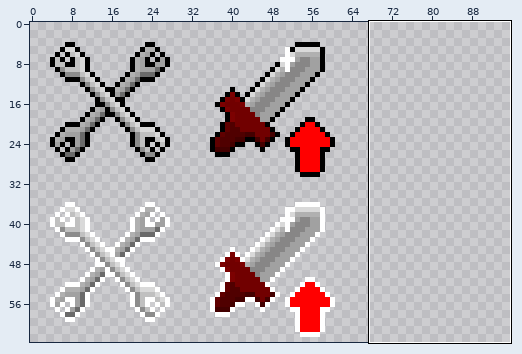
Sprite sheet, stored at Assets/RoomShuffle/Objects/Pickups/Powerups.png. Above, an overview of the earlier version with the close-up marked.
Close-up. Before the commit:
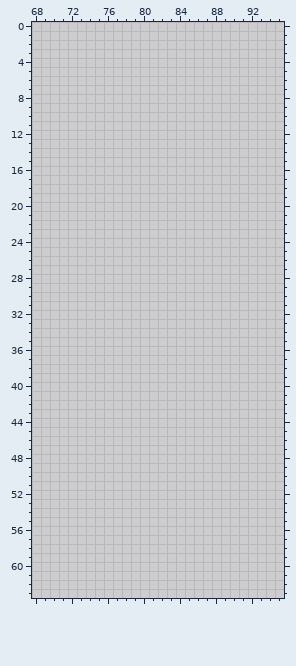
The file is 160x64 pixels. Colours within 5 levels of each other are drawn and written as one. Shown: x 68..95, y 0..63. The wide view leaves out empty margins.
New version:
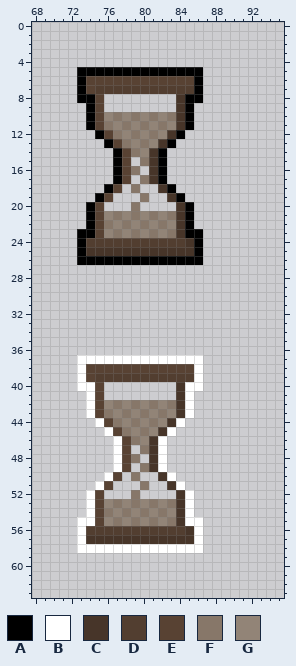
Palette (. is transparent): A #000000  B #ffffff  C #473529  D #523e30  E #584233  F #877769  G #928477
Change:
Changed rows in their new state; - is an unchanged pixel.
first column x 73:
 5 AAAAAAAAAAAAAA
 6 AEEEEEEEEEEEEA
 7 AEDDDDDDDDDDDA
 8 AAE--------CAA
 9 -AE--------CA-
10 -AEGFGFGFGFCA-
11 -AEFGFGFGFGCA-
12 --AEFGFGFGCA--
13 ---AEFGFGCA---
14 ----AEFGCA----
15 ----AE-FCA----
16 ----AEF-CA----
17 ----AE-FCA----
18 ---AE-F--CA---
19 --AE---F--CA--
20 -AE---F----CA-
21 -AEGFGFGFGFCA-
22 -AEFGFGFGFGCA-
23 AAEGFGFGFGFCAA
24 ADDDDDDDDDDDCA
25 ACCCCCCCCCCCCA
26 AAAAAAAAAAAAAA
first column x 73:
37 BBBBBBBBBBBBBB
38 BEEEEEEEEEEEEB
39 BEDDDDDDDDDDDB
40 BBE--------CBB
41 -BE--------CB-
42 -BEGFGFGFGFCB-
43 -BEFGFGFGFGCB-
44 --BEFGFGFGCB--
45 ---BEFGFGCB---
46 ----BEFGCB----
47 ----BE-FCB----
48 ----BEF-CB----
49 ----BE-FCB----
50 ---BE-F--CB---
51 --BE---F--CB--
52 -BE---F----CB-
53 -BEGFGFGFGFCB-
54 -BEFGFGFGFGCB-
55 BBEGFGFGFGFCBB
56 BDDDDDDDDDDDCB
57 BCCCCCCCCCCCCB
58 BBBBBBBBBBBBBB
Where, in picture pixels (left, top, right, bottom), the same in both close-ups:
added: (77, 67, 203, 265)
added: (77, 355, 203, 553)
